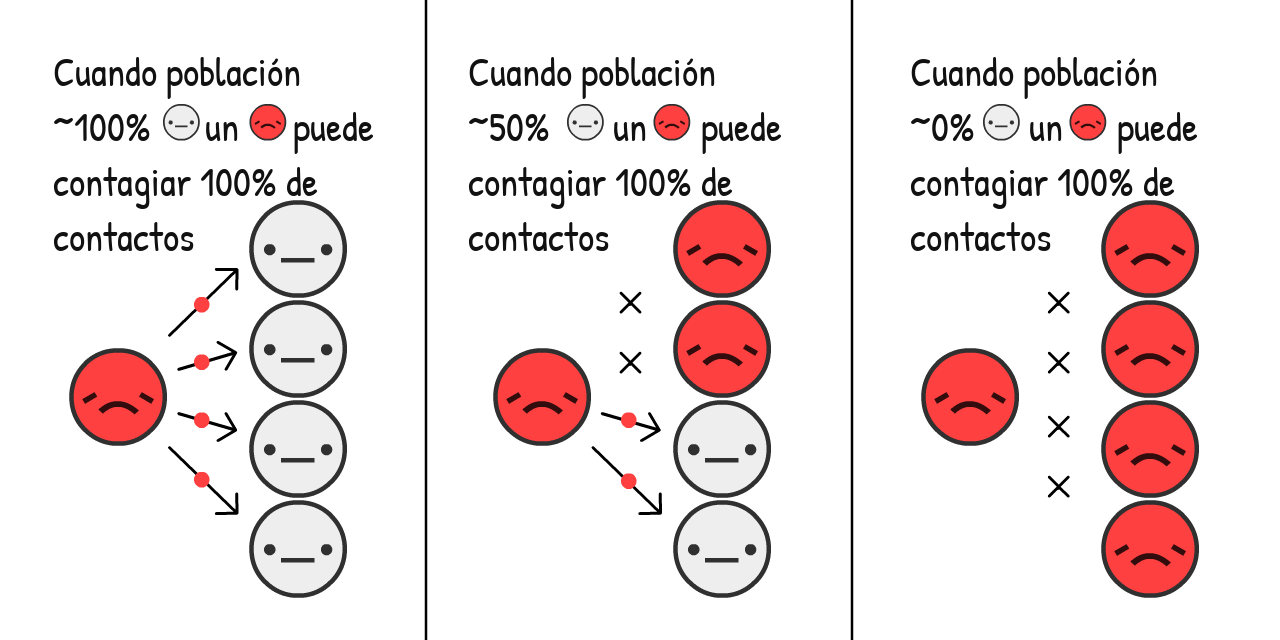
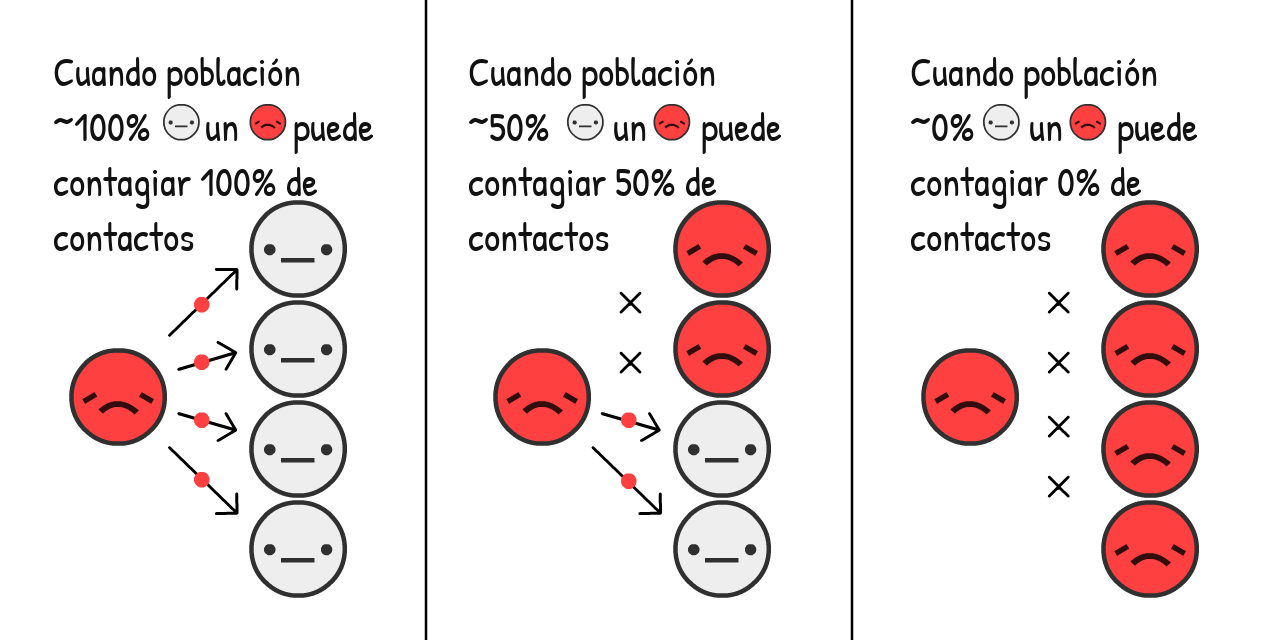
Two versions of the same layered image (1280x640). Layer-by-layer changes:
painted on "Cuando población ~0% un ..." over [1058, 167, 1175, 196]
painted on "Cuando población ~50% un..." over [616, 167, 733, 196]
